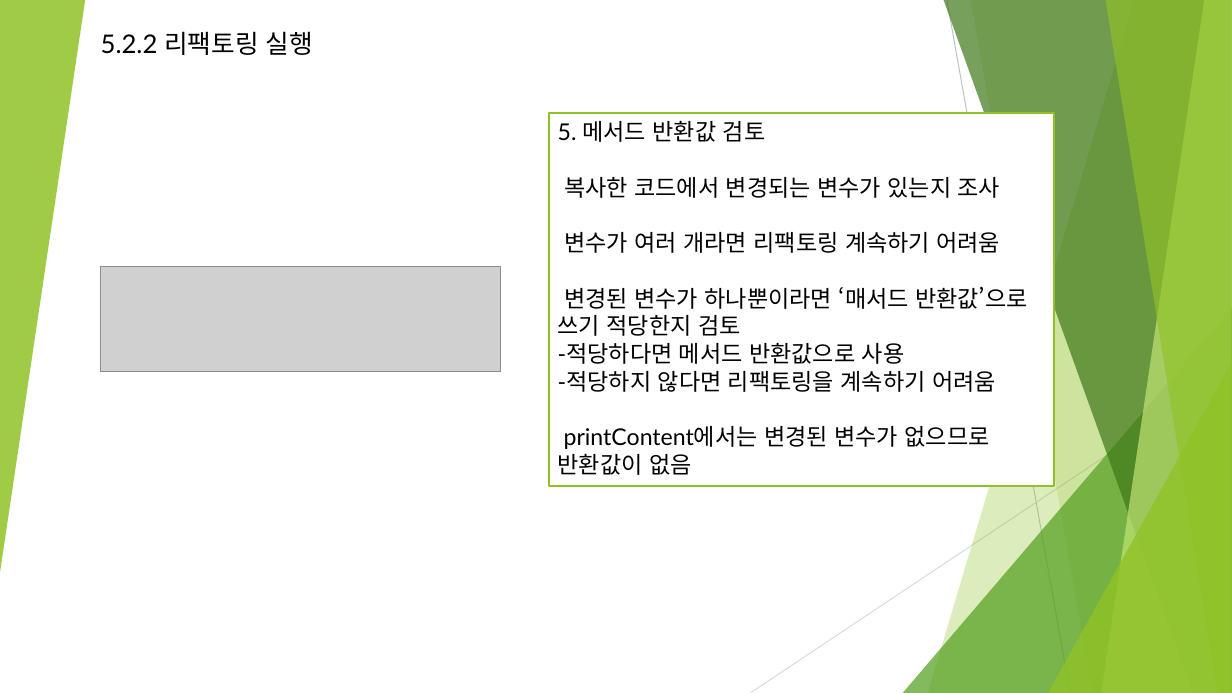
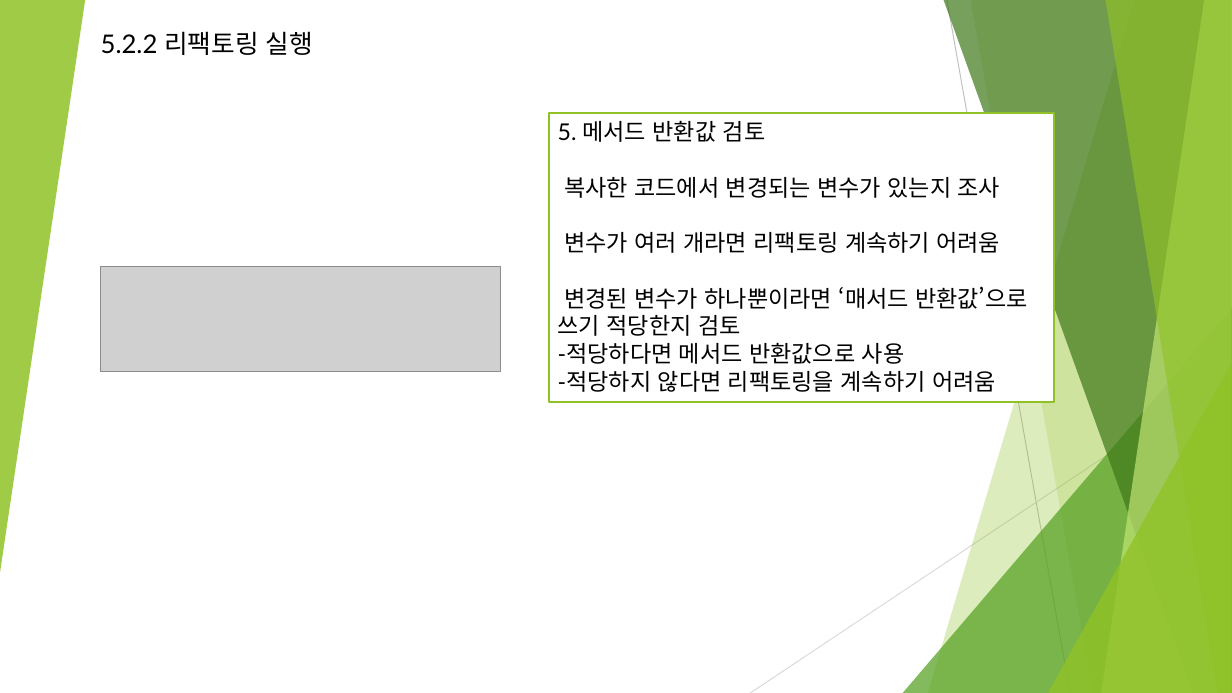
Before and after one commit to kim-seungmin/refactoringStudy, a slide deck: slide 14 of 리펙토링.pptx (slide 12 before the commit). Drawn at 1232x693 pixels with LibreOffice and Linux fonts; fonts in the diff are those of the drawing; grey boxes stand for pictures. Boxes give left, top, right and bottom in pixels: in the first picture for what was removed or moved away, otherwise in the second. Text is boxed around its words. In the diff, an @@ line names an element or a change of style, - is before the commit and + after.

```diff
--- a/리펙토링.pptx
+++ b/리펙토링.pptx
@@ rectangle "5. 메서드 반환값 검토": place and size @@
-rectangle "5. 메서드 반환값 검토" at bbox=[549, 114, 1055, 487]
+rectangle "5. 메서드 반환값 검토" at bbox=[549, 114, 1055, 403]
@@ text in rectangle at bbox=[558, 426, 990, 475]: paragraph removed @@
-printContent에서는 변경된 변수가 없으므로 반환값이 없음
```
Also in this commit, not shown: 6 other slides changed, 2 slides added, 1 slide removed.
